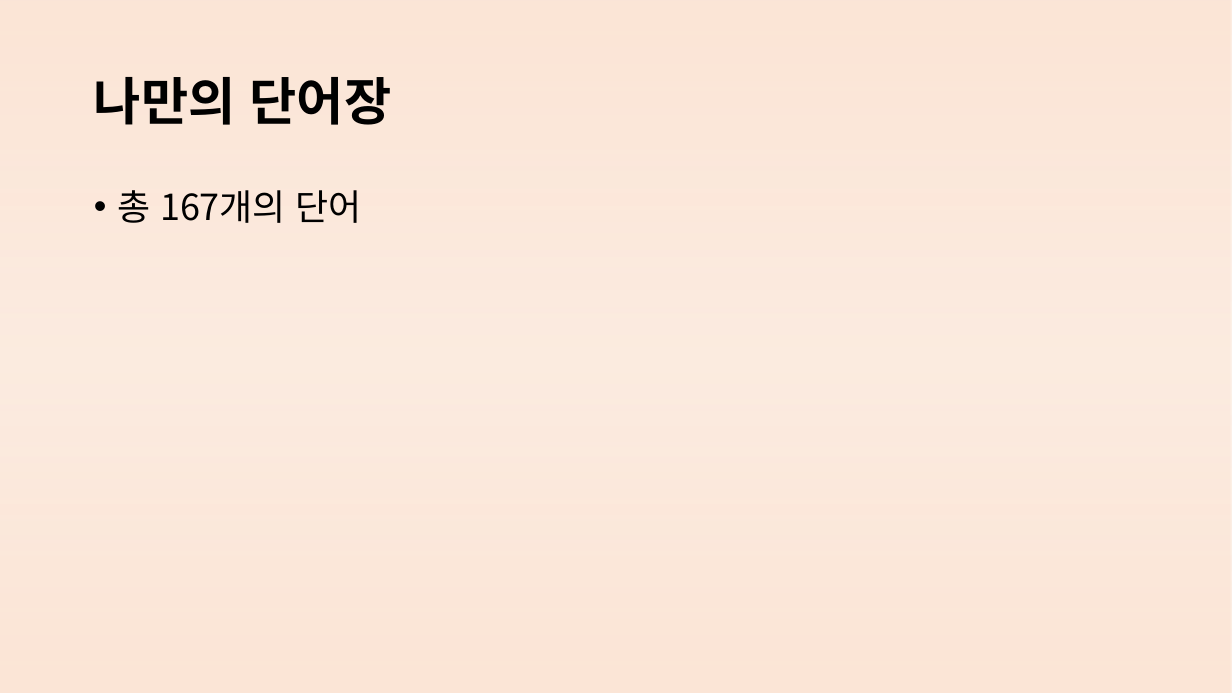
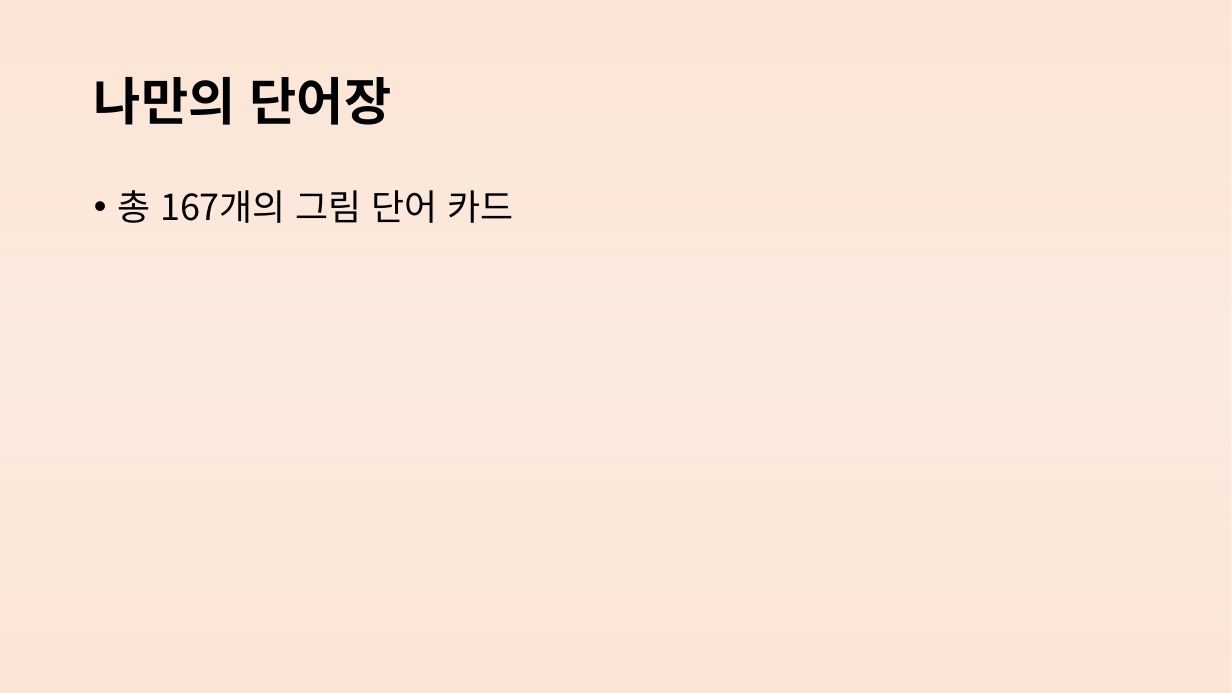
Before and after one commit to ParkBK/BAEUME, a slide deck: slide 2 of 박병근/WordBook/단어장 컨셉.pptx. Drawn at 1232x693 pixels with LibreOffice and Linux fonts; fonts in the diff are those of the drawing. Boxes give left, top, right and bottom in pixels: in the first picture for what was removed or moved away, otherwise in the second. Text is boxed around its words. In the diff, an @@ line names an element or a change of style, - is before the commit and + after.

```diff
--- a/박병근/WordBook/단어장 컨셉.pptx
+++ b/박병근/WordBook/단어장 컨셉.pptx
@@ text at <box>117,190,514,223</box>: text changed @@
-• 총 167개의 단어
+• 총 167개의 그림 단어 카드
```
Also in this commit, not shown: 12 other files.
